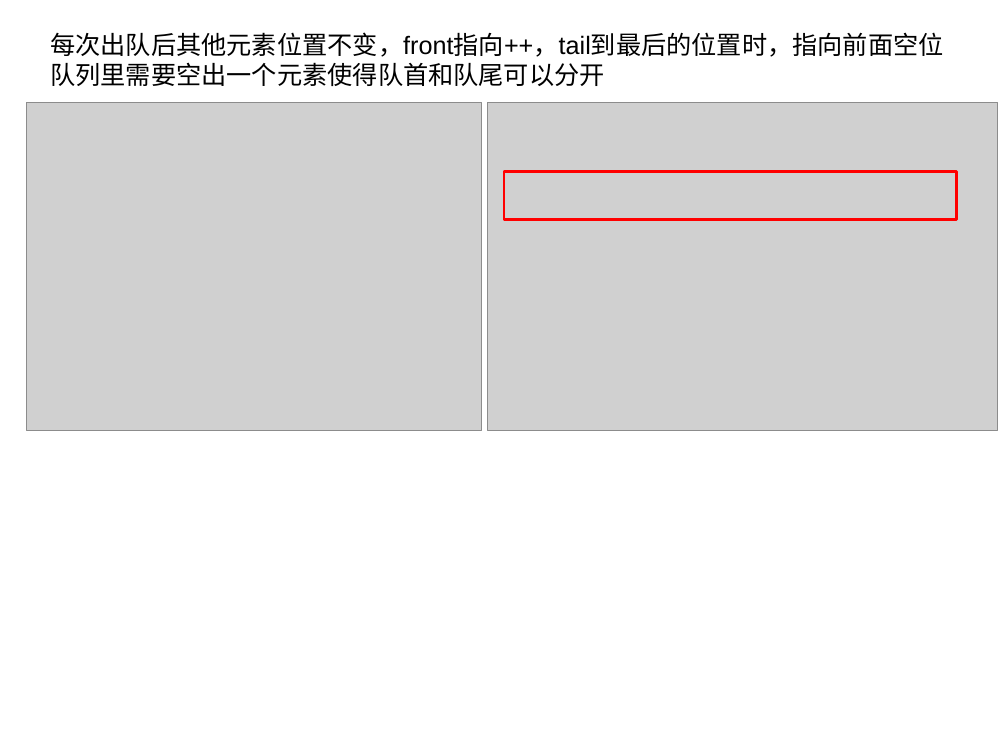
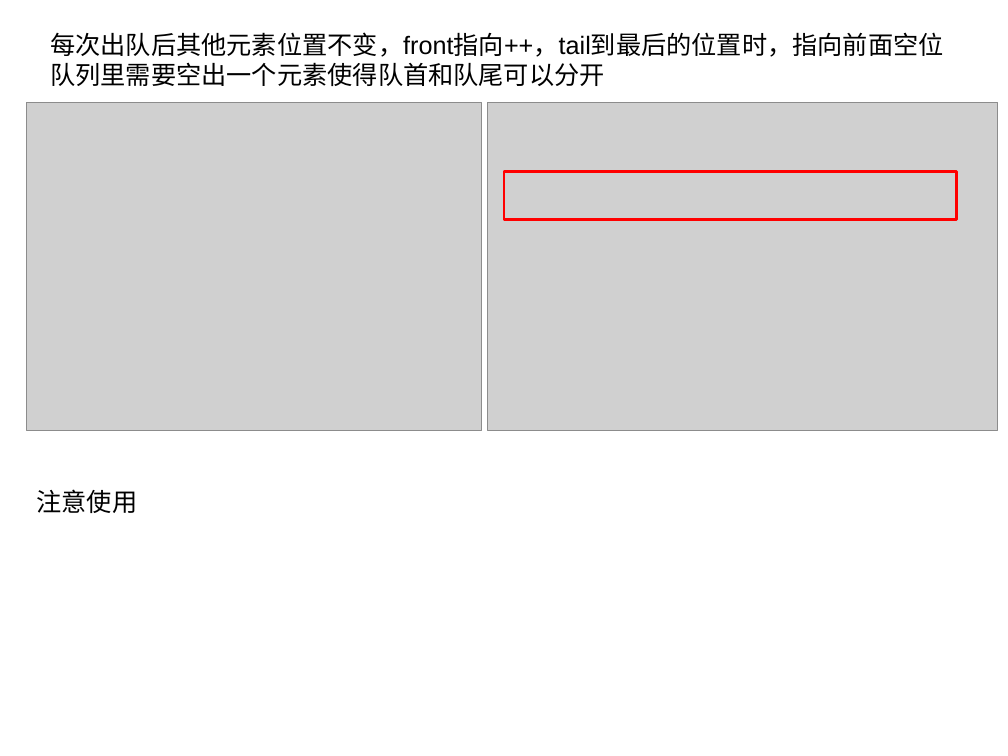
Before and after one commit to xiaolong0813/mooc, a slide deck: slide 28 of resources/datastruc_algorithm.pptx. Drawn at 1008x756 pixels with LibreOffice and Linux fonts; fonts in the diff are those of the drawing; grey boxes stand for pictures. Boxes give left, top, right and bottom in pixels: in the first picture for what was removed or moved away, otherwise in the second. Text is boxed around its words. In the diff, an @@ line names an element or a change of style, - is before the commit and + after.

```diff
--- a/resources/datastruc_algorithm.pptx
+++ b/resources/datastruc_algorithm.pptx
@@ text added at box(37, 489, 138, 513), 18 pt, text #000000 @@
+注意使用
```
Also in this commit, not shown: 1 slide added, 5 other files.
